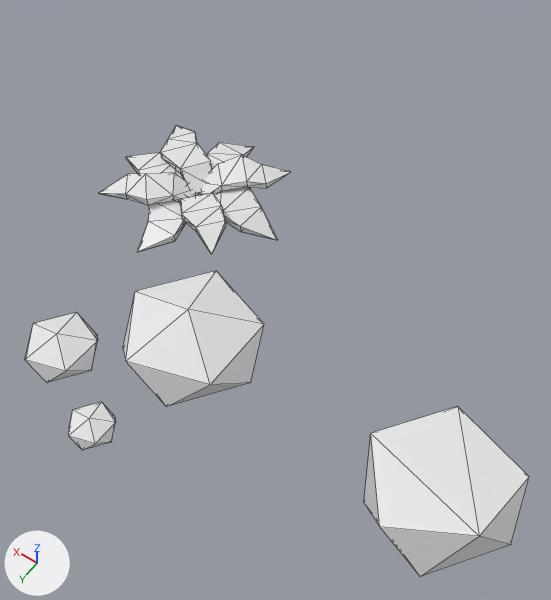
One commit to the Blender file Models/Blend/Rock.blend: the scene before it, then after it.
One viewpoint serves both versions: a camera (50 mm lens) standing at (-5.78, 6.12, 8.31) and looking at (-1.97, 0.79, -0.07). Lighting does not change. The marker at lower left points along +X, +Y and +Z. Mesh edges are drawn as thin lines.
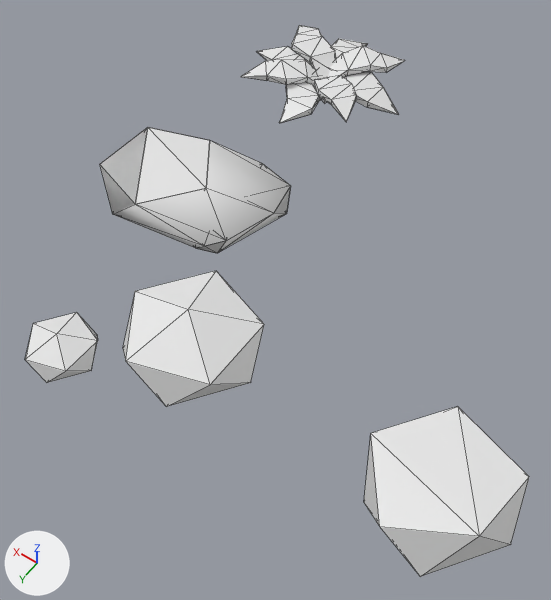
The change, as a list of edits to the scene's bpy script:
```text
Add me_rock1:
    me_rock1.from_pydata(...)  # 156 vertices, 52 faces; spans x -0.89..1.8, y -0.27..0.54, z -0.93..1.08
Add me_rock1_001:
    me_rock1_001.from_pydata(...)  # 20 vertices, 31 faces; spans x -0.89..1.8, y -0.27..0.54, z -0.93..1.08
    me_rock1_001.polygons.foreach_set('use_smooth', [True] * 31)
Remove ob_icosphere_002:
    ob_icosphere_002 = bpy.data.objects.new('Icosphere.002', me_icosphere_002)
    ob_icosphere_002.location = (-1.63, 3.89, 0.59)
    ob_icosphere_002.scale = (0.314, 0.314, 0.173)
Change ob_cube_005:
    ob_cube_005.location: (0.0, 0.0, 0.0) -> (0.0, -3.48, 0.0)
Add ob_rock1:
    ob_rock1 = bpy.data.objects.new('Rock1', me_rock1)
    ob_rock1.location = (-0.25, 0.01, 0.16)
    ob_rock1.rotation_euler = (1.571, 0.0, 0.0)  # degrees (90, 0, 0)
Add ob_rock1_001:
    ob_rock1_001 = bpy.data.objects.new('Rock1.001', me_rock1_001)
    ob_rock1_001.location = (-0.25, 0.01, 0.16)
    ob_rock1_001.rotation_euler = (1.571, 0.0, 0.0)  # degrees (90, 0, 0)
```

Pixel boxes [x1, y1, x2, y2] of what changed, in the pictures (551 x 600 px):
'Cube.005', moved
    before: [99, 125, 291, 254]
    after: [241, 25, 405, 123]
'Rock1.001', added
    after: [100, 129, 290, 253]
'Rock1', added
    after: [100, 127, 291, 253]
'Icosphere.002', deleted
    before: [68, 402, 116, 450]
